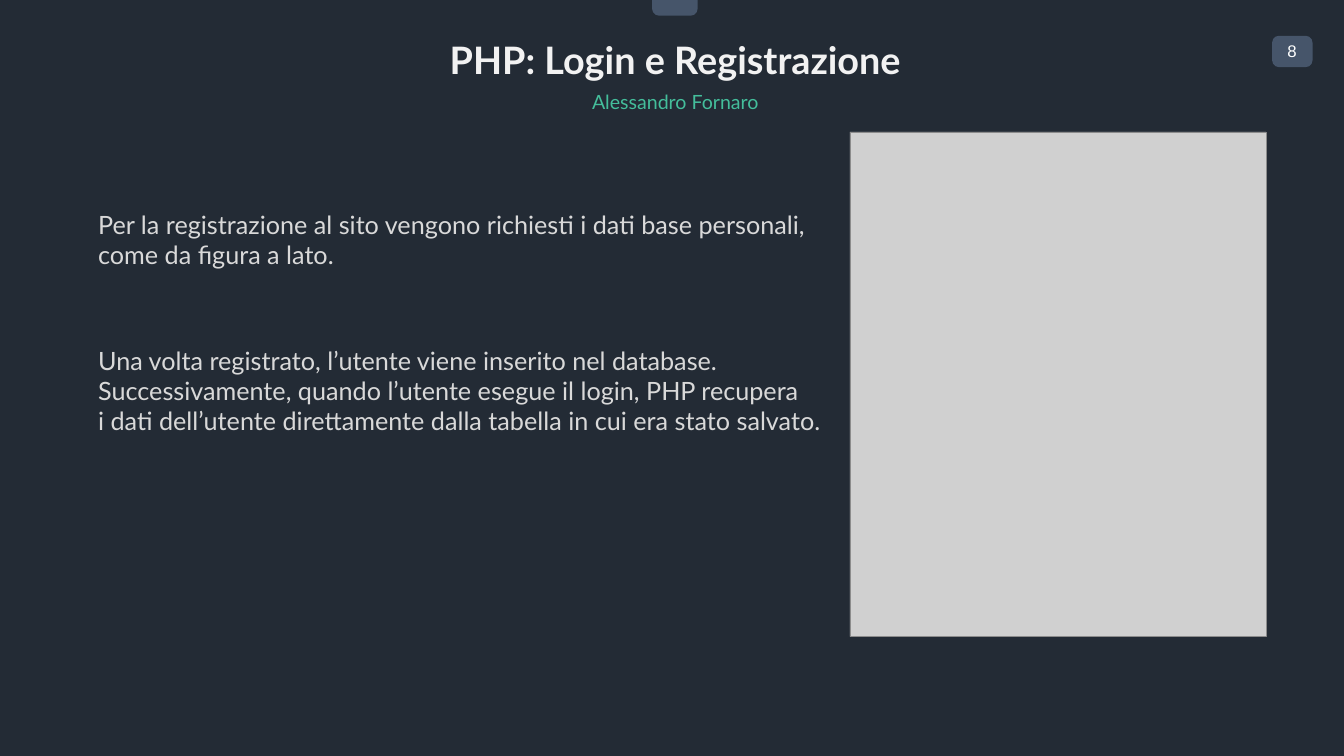
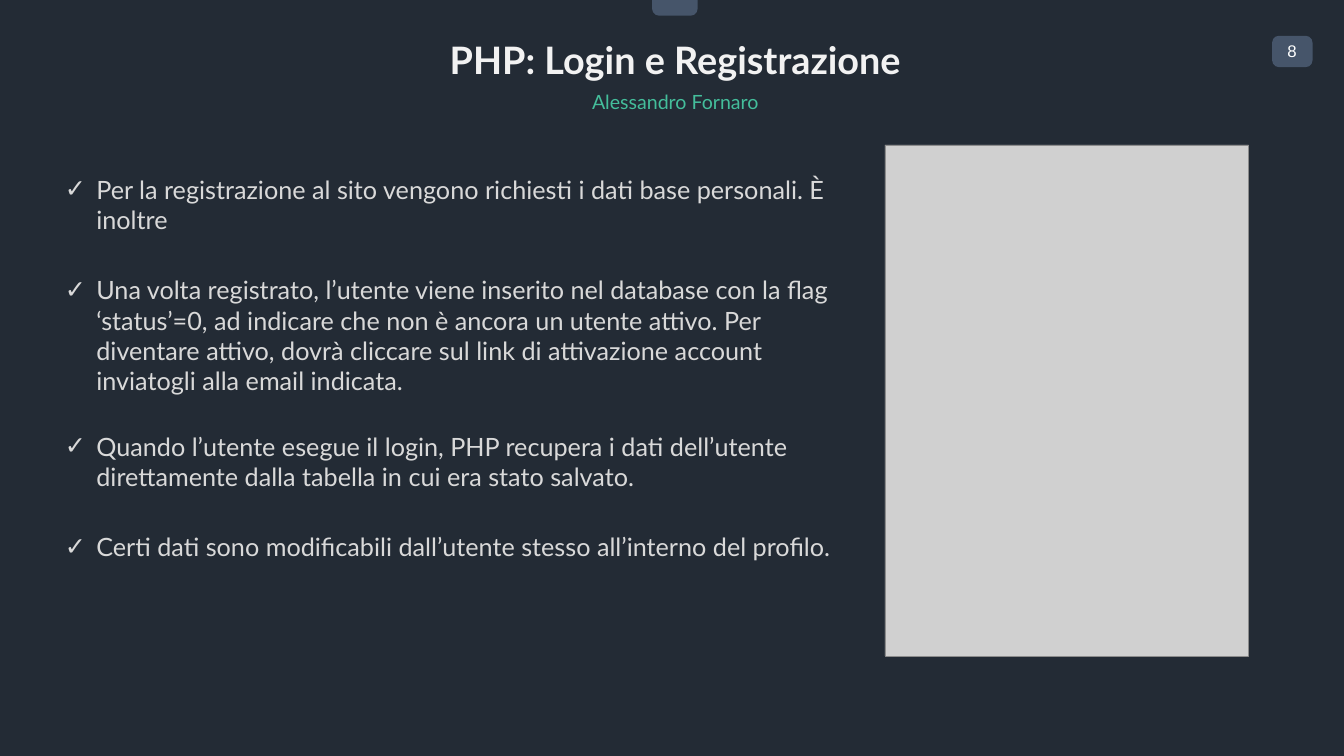
Before and after one commit to fornaroale/FastHome, a slide deck: slide 8 of Deliverable/Presentazione Ufficiale.pptx. Drawn at 1344x756 pixels with LibreOffice and Linux fonts; fonts in the diff are those of the drawing; grey boxes stand for pictures. Boxes give left, top, right and bottom in pixels: in the first picture for what was removed or moved away, otherwise in the second. Text is boxed around its words. In the diff, an @@ line names an element or a change of style, - is before the commit and + after.

```diff
--- a/Deliverable/Presentazione Ufficiale.pptx
+++ b/Deliverable/Presentazione Ufficiale.pptx
@@ picture: place and size @@
-picture at bbox=[850, 132, 1266, 637]
+picture at bbox=[885, 145, 1249, 656]
@@ text at bbox=[96, 177, 830, 561]: text changed @@
-Per la registrazione al sito vengono richiesti i dati base personali,
-come da figura a lato.
-Una volta registrato, l’utente viene inserito nel database.
-Successivamente, quando l’utente esegue il login, PHP recupera
-i dati dell’utente direttamente dalla tabella in cui era stato salvato.
+✓ Per la registrazione al sito vengono richiesti i dati base personali. È inoltre
+✓ Una volta registrato, l’utente viene inserito nel database con la flag ‘status’=0, ad indicare che non è ancora un utente attivo. Per diventare attivo, dovrà cliccare sul link di attivazione account inviatogli alla email indicata.
+✓ Quando l’utente esegue il login, PHP recupera i dati dell’utente direttamente dalla tabella in cui era stato salvato.
+✓ Certi dati sono modificabili dall’utente stesso all’interno del profilo.
```
Also in this commit, not shown: 3 other slides changed, 3 slides added, 1 slide removed.
